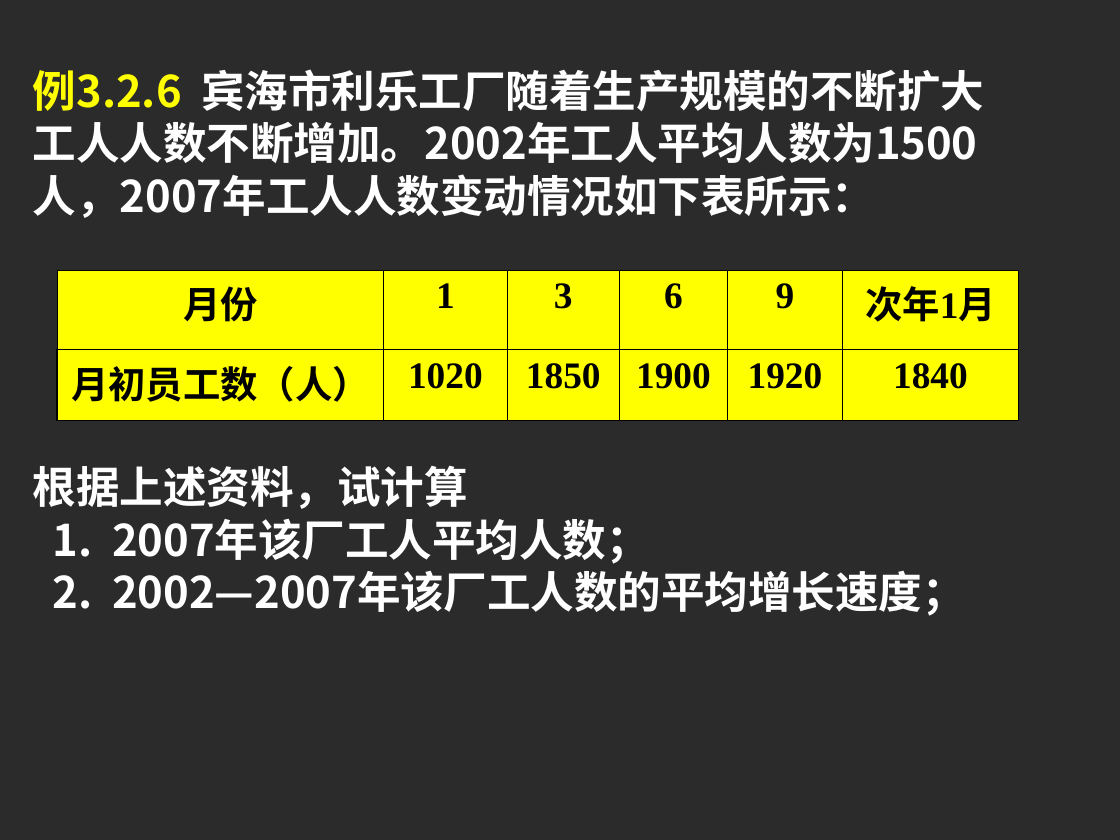
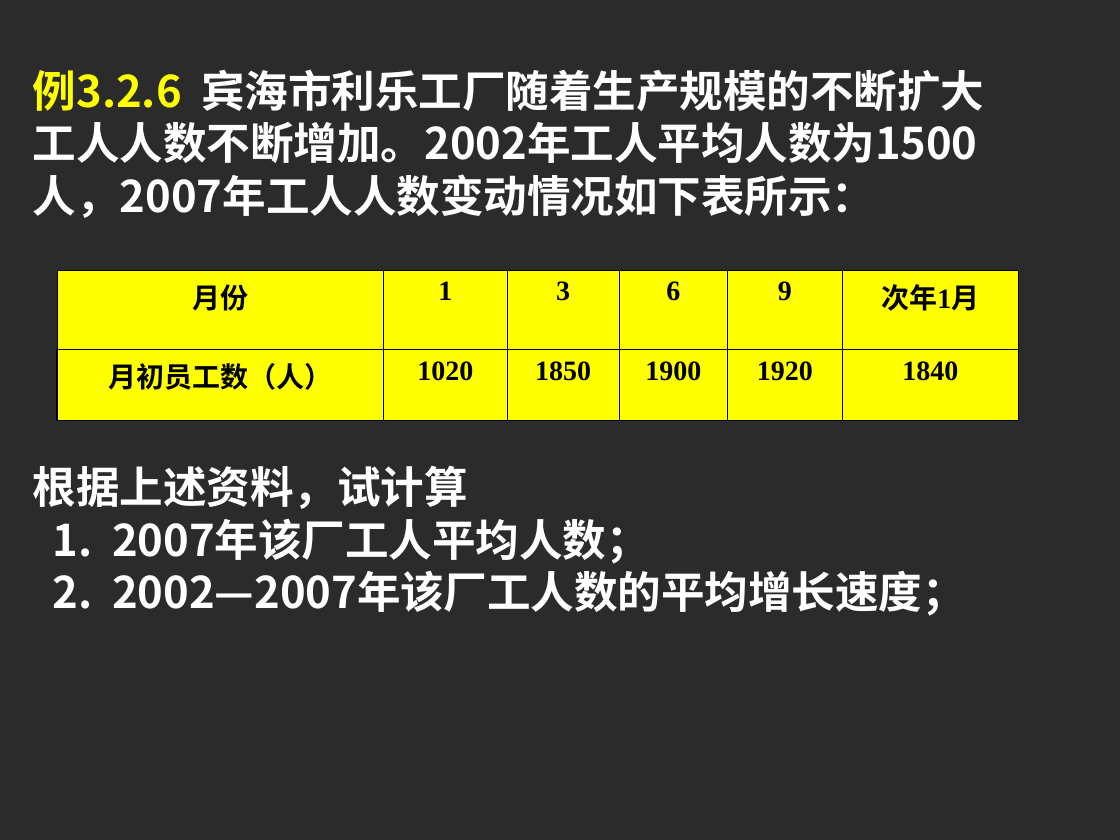
Before and after one commit to nfstat/qulity, a slide deck: slide 38 of chapter-3/管理数量方法与分析第三章-时间序列分析一.ppt. Drawn at 1120x840 pixels with LibreOffice and Linux fonts; fonts in the diff are those of the drawing; background and template pictures are left out; a plain dark background stands for a picture behind light text. Boxes give left, top, right and bottom in pixels: in the first picture for what was removed or moved away, otherwise in the second. Text is boxed around its words. In the diff, an @@ line names an element or a change of style, - is before the commit and + after.

```diff
--- a/chapter-3/管理数量方法与分析第三章-时间序列分析一.ppt
+++ b/chapter-3/管理数量方法与分析第三章-时间序列分析一.ppt
@@ table at (57,270,1018,420) @@
@@ size 24 to 18 pt @@
```
Also in this commit, not shown: 2 other slides changed.
